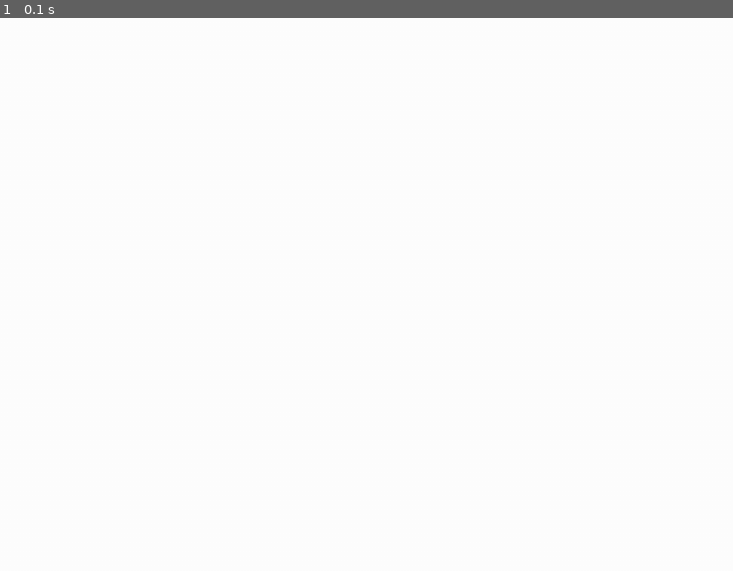
Above: before the commit, frame 1.
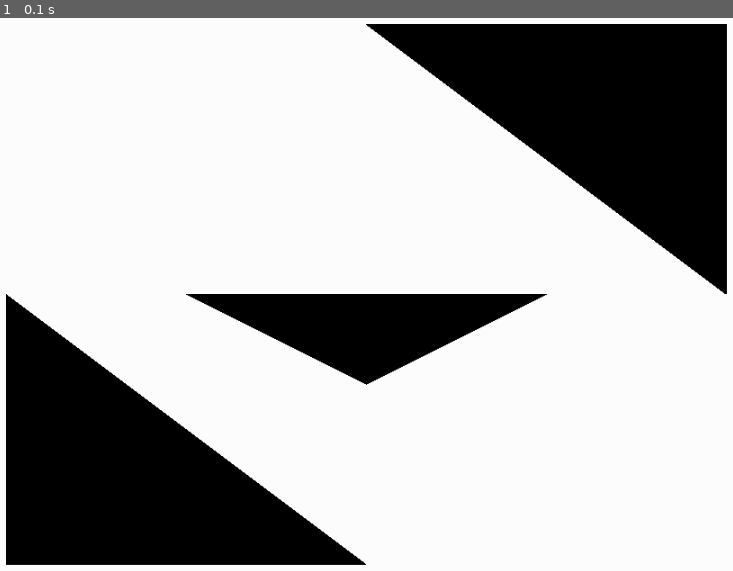
Above: after the commit, the same moment.

Repository: Itsjustme27/pygame
Game: pygame game, started from random/movement.py
Same seed, same stepped clock (60 frames per second), same inputs: the game is played once before the commit and once after it.
Inputs:
- Up to frame 1 (0.1 s): no input

The runs differ from the first frame. In frame 1, 28% of the frame differs, in the area x 0-100%, y 1-99%.

Commit message:
geometric color change

Diff:
--- a/physics/movement.py
+++ b/random/movement.py
@@ -8,7 +8,7 @@
 height = 800
 
 window = pygame.display.set_mode((width, height))
-bg_color = ['red', 'blue', 'green', 'black', 'pink', 'purple']
+bg_color = ['white', 'black']
 
 class triangle:
     def __init__(self, color, x_speed, y_speed, x1, y1, x2, y2, x3, y3):
@@ -36,7 +36,12 @@
 
 #game variables
 color = "white"
-triangle1 = triangle("white", 0, 0, 23,34,456,324,841,341)
+triangle1 = triangle("white", 0, 0, 100,100,500,100,100,400)
+triangle2 = triangle("black", 0, 0, 500,100,900,100,900,400)
+triangle3 = triangle("black", 0, 0, 100,400,100,700,500,700)
+triangle4 = triangle("white", 0, 0, 900,400,900,700,500,700)
+triangle5 = triangle("white", 0, 0, 300,400,700,400,500,300)
+triangle6 = triangle("black", 0, 0, 300,400,700,400,500,500)
 
 
 #main loop
@@ -62,6 +67,11 @@
     triangle1.update()
 
     triangle1.draw()
+    triangle2.draw()
+    triangle3.draw()
+    triangle4.draw()
+    triangle5.draw()
+    triangle6.draw()
 
     pygame.display.flip()
 
